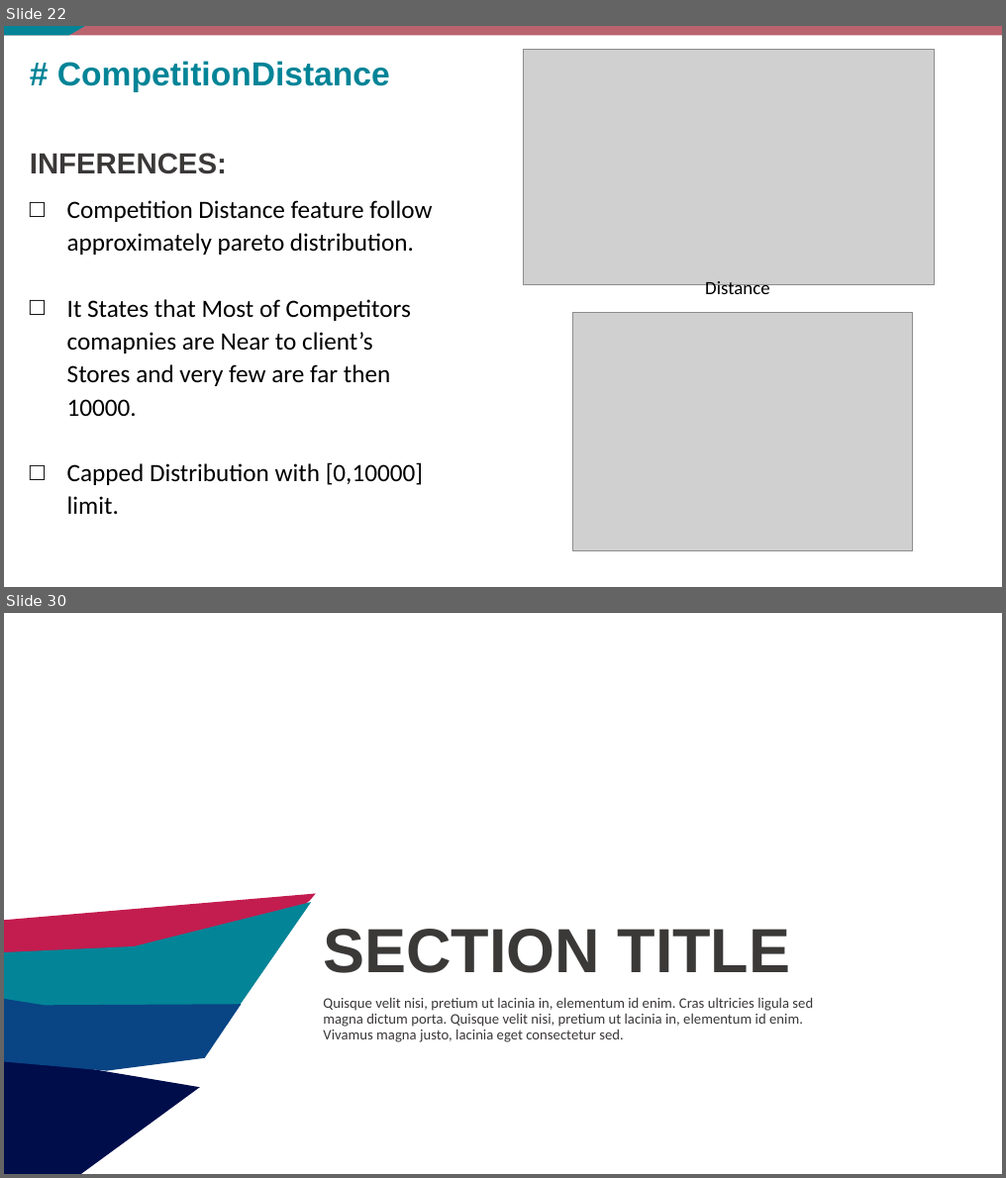
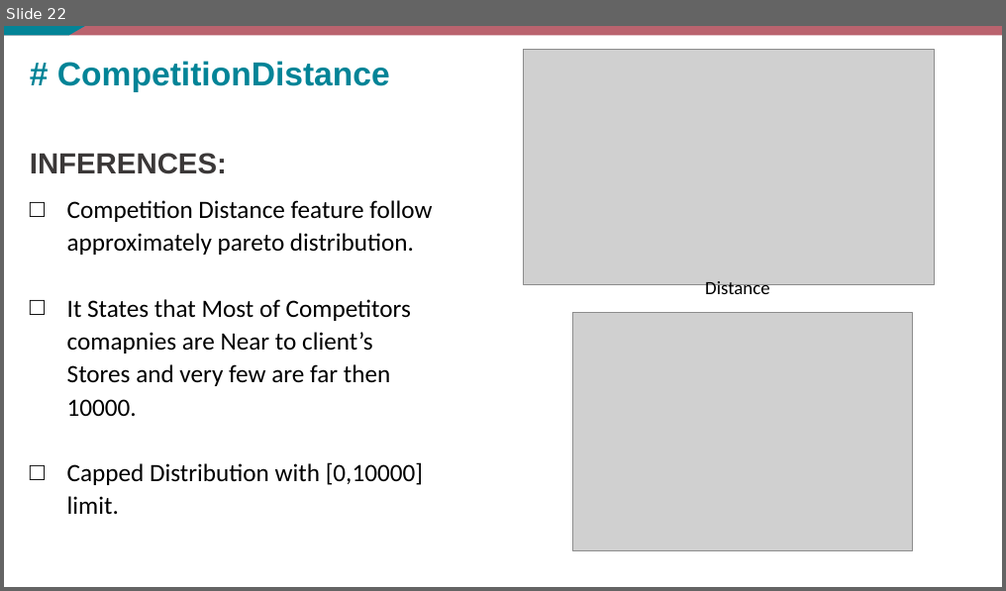
Before and after one commit to akesh-0909/Sales-Analysis-and-forecasting, a slide deck: BUSINESS REPORTS.pptx. Shown one above the other, each under a label of ours: slides 22 and 30 before the commit, slide 22 after it; the slides between them are not shown. The pictures are 1006x1178 and 1006x591 pixels, drawn with LibreOffice and Linux fonts; fonts in the diff are those of the drawing; grey boxes stand for pictures. Boxes give left, top, right and bottom in pixels: in the first picture for what was removed or moved away, otherwise in the second. Text is boxed around its words. In the diff, an @@ line names an element or a change of style, - is before the commit and + after.

```diff
--- a/BUSINESS REPORTS.pptx
+++ b/BUSINESS REPORTS.pptx
@@ slide 30 removed at (x1=4, y1=613, x2=1002, y2=1174), background #FFFFFF @@
@@ title removed at (x1=323, y1=929, x2=791, y2=973) @@
-SECTION TITLE
@@ text removed at (x1=323, y1=997, x2=813, y2=1043) @@
-Quisque velit nisi, pretium ut lacinia in, elementum id enim. Cras ultricies ligula sed magna dictum porta. Quisque velit nisi, pretium ut lacinia in, elementum id enim. Vivamus magna justo, lacinia eget consectetur sed.
@@ group removed at (x1=4, y1=894, x2=316, y2=1174): 4 freeform shapes @@
```
Also in this commit, not shown: 2 slides changed, 6 slides added, 17 other slides removed.
